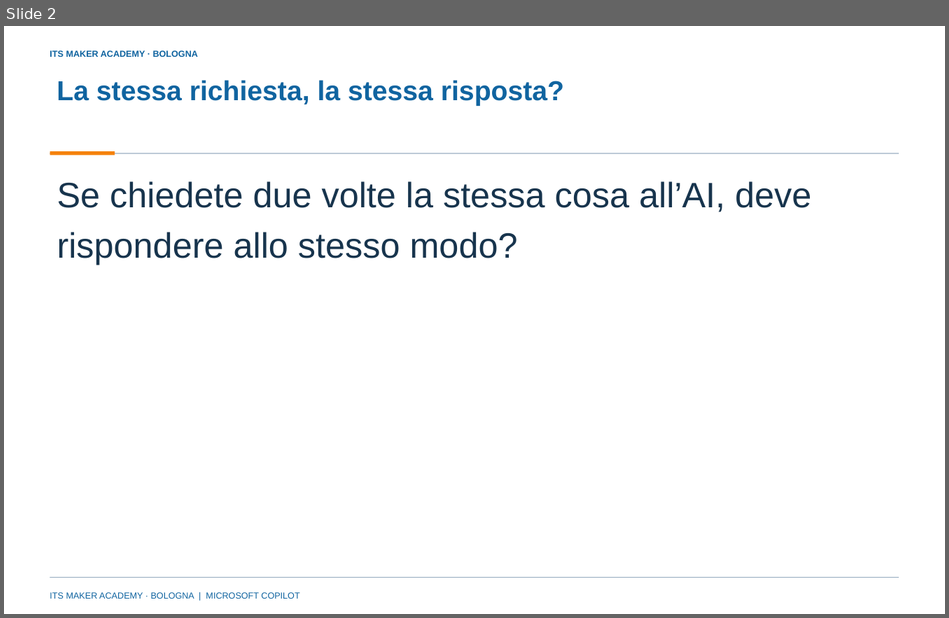
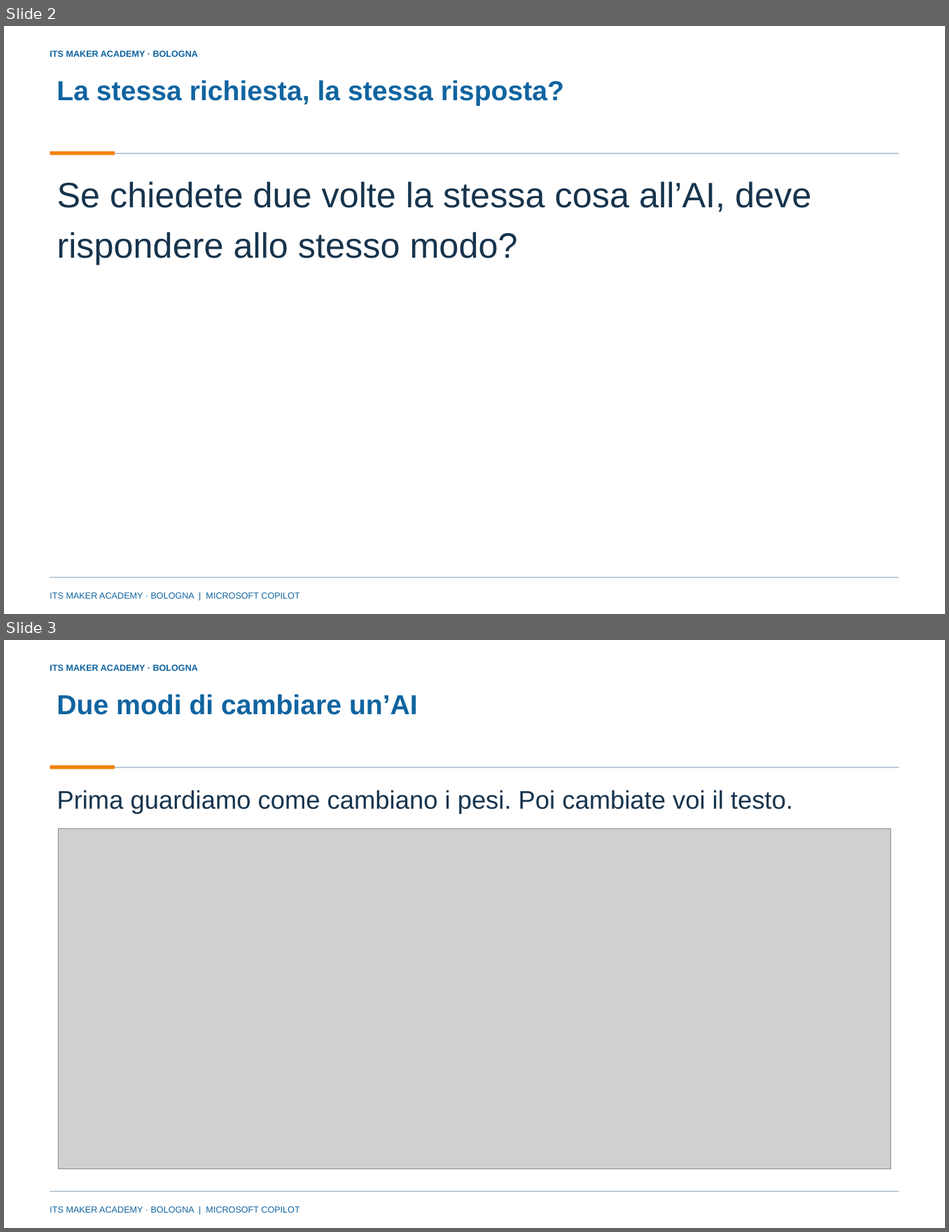
Before and after one commit to franzo9393/ITSCorso_UnslothStudio-Git, a slide deck: lezione 4 - reti neurali e agenti con orchestrazione/Lezione4_Reti_neurali_e_agenti_con_orchestrazione_ITS_MAKER.pptx. Shown one above the other, each under a label of ours: slide 2 before the commit, slides 2 and 3 after it. The pictures are 949x618 and 949x1232 pixels, drawn with LibreOffice and Linux fonts; fonts in the diff are those of the drawing; grey boxes stand for pictures; background and template pictures are left out. Boxes give left, top, right and bottom in pixels: in the first picture for what was removed or moved away, otherwise in the second. Text is boxed around its words. In the diff, an @@ line names an element or a change of style, - is before the commit and + after.

Commit message:
Lezione 4: slide 1-17 riscritte con schermate dei siti, quadro d'insieme e previsioni (47 slide); regole sulle schermate in AGENTS.md

```diff
--- a/lezione 4 - reti neurali e agenti con orchestrazione/Lezione4_Reti_neurali_e_agenti_con_orchestrazione_ITS_MAKER.pptx
+++ b/lezione 4 - reti neurali e agenti con orchestrazione/Lezione4_Reti_neurali_e_agenti_con_orchestrazione_ITS_MAKER.pptx
@@ slide 3 added at (x1=4, y1=640, x2=945, y2=1228), background picture (left out); not listed: 5 template elements that a slide beside it also shows @@
@@ title added at (x1=56, y1=694, x2=418, y2=715), 28 pt, text #1064A0, bold @@
+Due modi di cambiare un’AI
@@ text added at (x1=57, y1=790, x2=793, y2=814), 26 pt, text #17344D @@
+Prima guardiamo come cambiano i pesi. Poi cambiate voi il testo.
@@ picture added at (x1=59, y1=828, x2=891, y2=1169) @@
```
Also in this commit, not shown: 7 slides changed, 6 other slides added, 1 slide removed, 29 other files.
